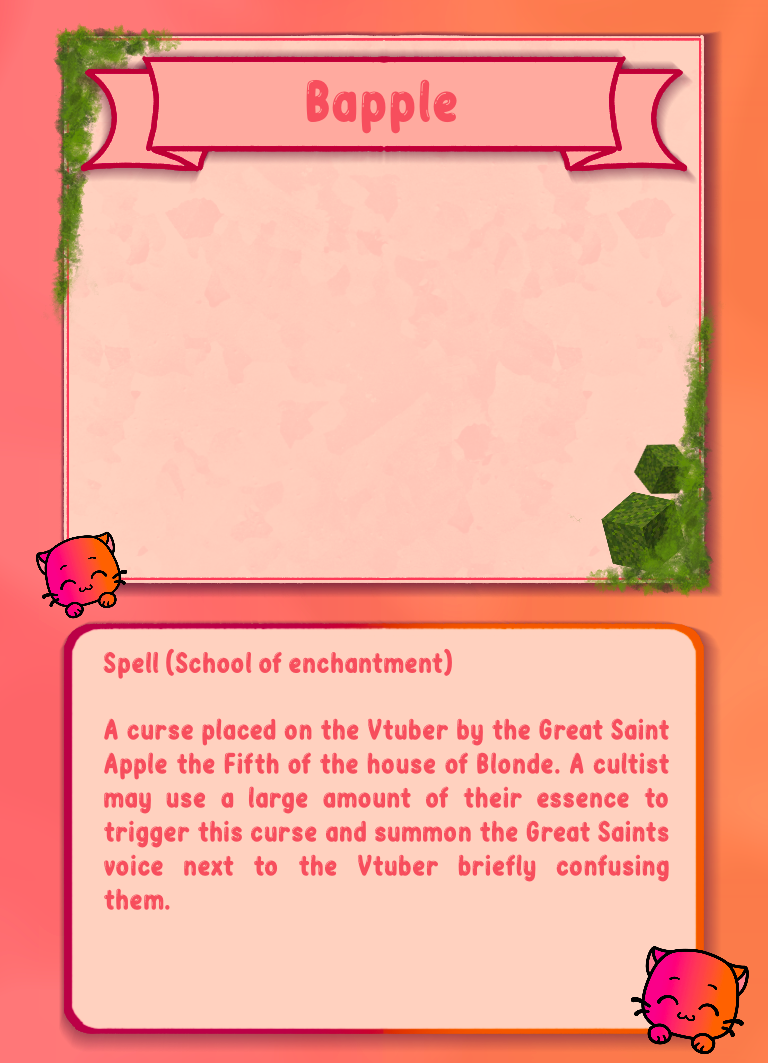
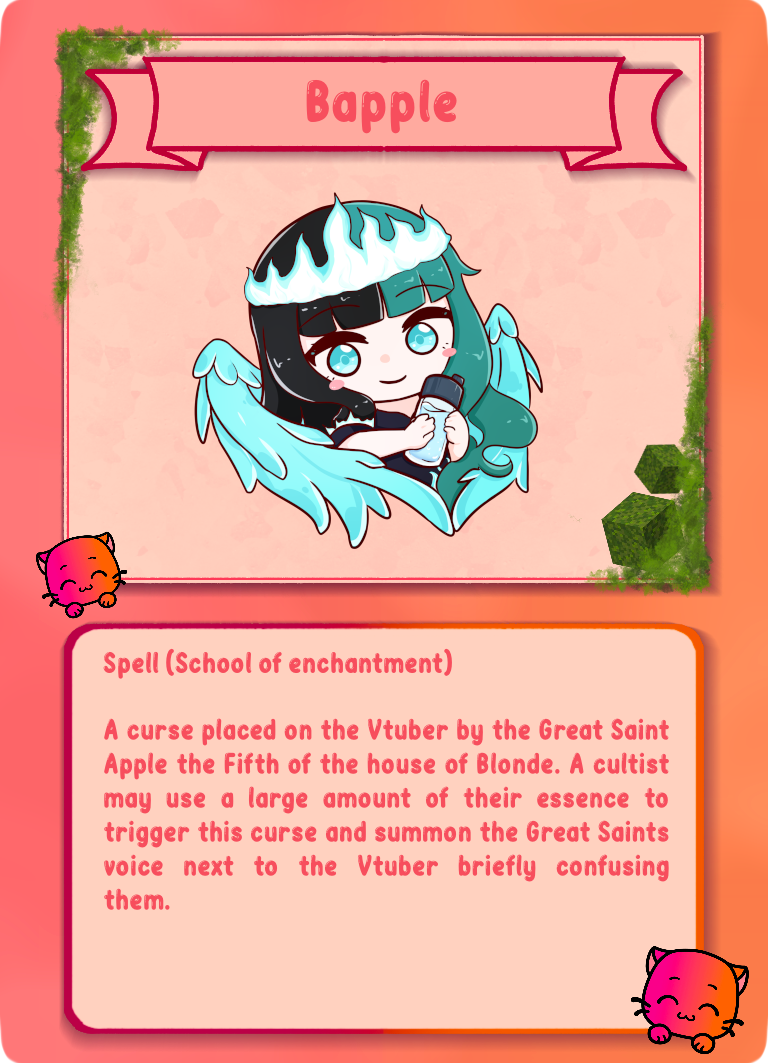
Revision of a layered w=768, h=1063 image; what changed, layer by layer:
added layer "Bapple Image" above "Spell (School of enchantment) ..." over box(192, 192, 543, 549)
painted on "plainCardBackground.png" over box(0, 0, 768, 1063)
